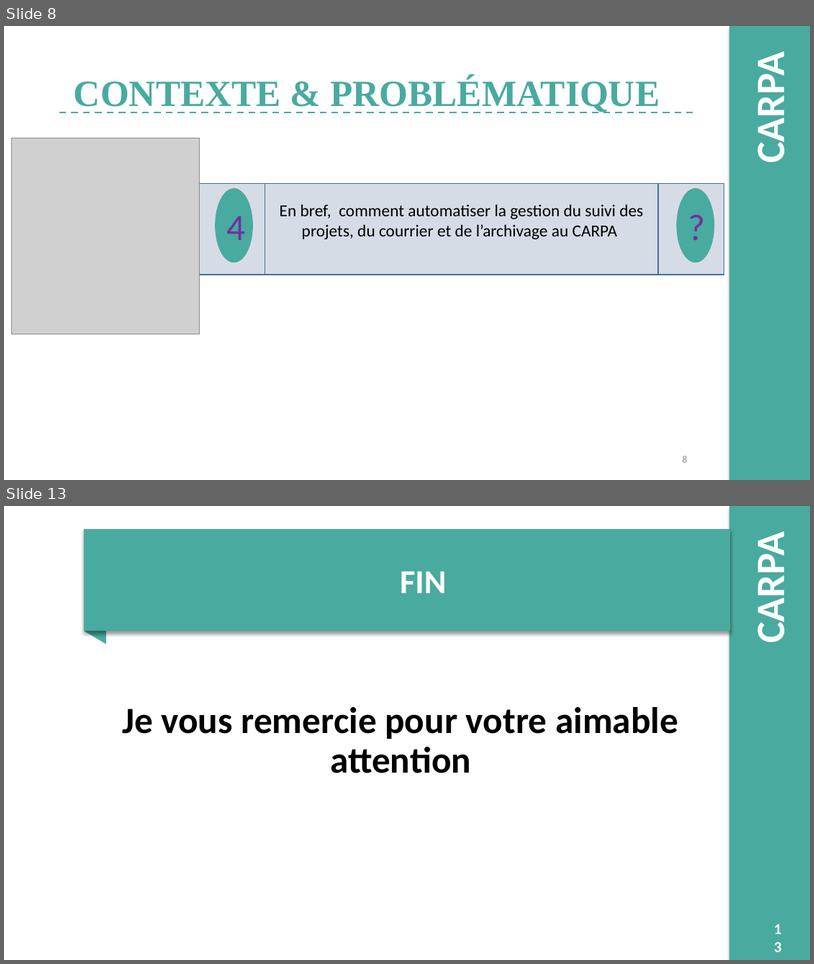
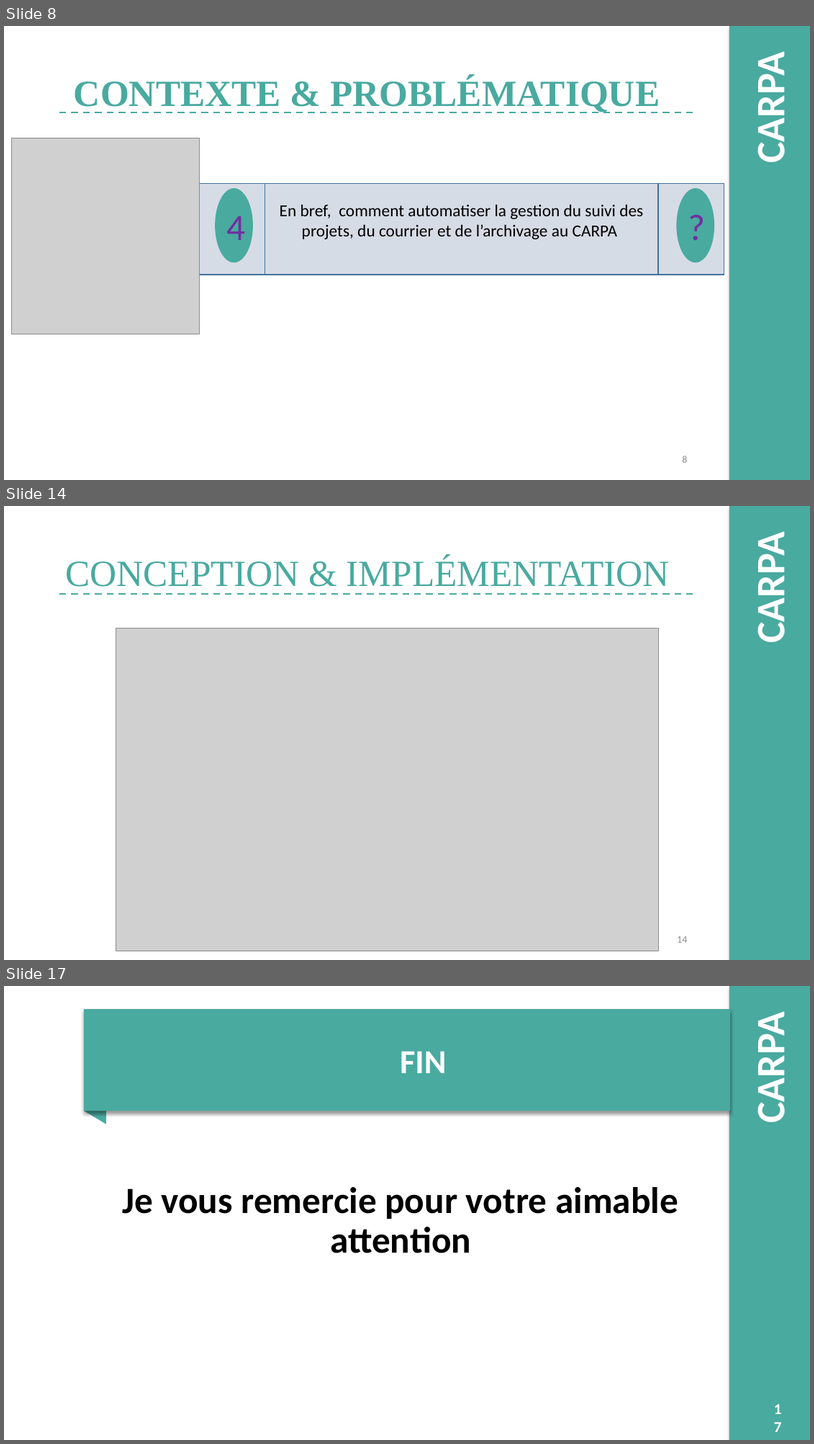
Before and after one commit to django123/memoire-M2, a slide deck: presentation.pptm. Shown one above the other, each under a label of ours: slides 8 and 13 before the commit, slides 8, 14 and 17 after it; the slides between them are not shown. The pictures are 814x964 and 814x1444 pixels, drawn with LibreOffice and Linux fonts; fonts in the diff are those of the drawing; grey boxes stand for pictures; background and template pictures are left out. Boxes give left, top, right and bottom in pixels: in the first picture for what was removed or moved away, otherwise in the second. Text is boxed around its words. In the diff, an @@ line names an element or a change of style, - is before the commit and + after.

```diff
--- a/presentation.pptm
+++ b/presentation.pptm
@@ slide 14 added at [4,506,810,960], background picture (left out); not listed: 2 template elements that a slide beside it also shows @@
@@ title added at [65,556,670,587], 44 pt, text #49AAA0 @@
+CONCEPTION & IMPLÉMENTATION
@@ line added from (59, 594) to (694, 594), #49AAA0 2 pt dashed @@
@@ picture added at [116,628,659,951] @@
@@ page number added at [677,936,687,942], 12 pt, text #8C8C8C @@
+14
@@ what was slide 13 is now slide 17 @@
```
Also in this commit, not shown: 5 slides changed, 6 other slides added, 3 slides removed, 1 other file.
